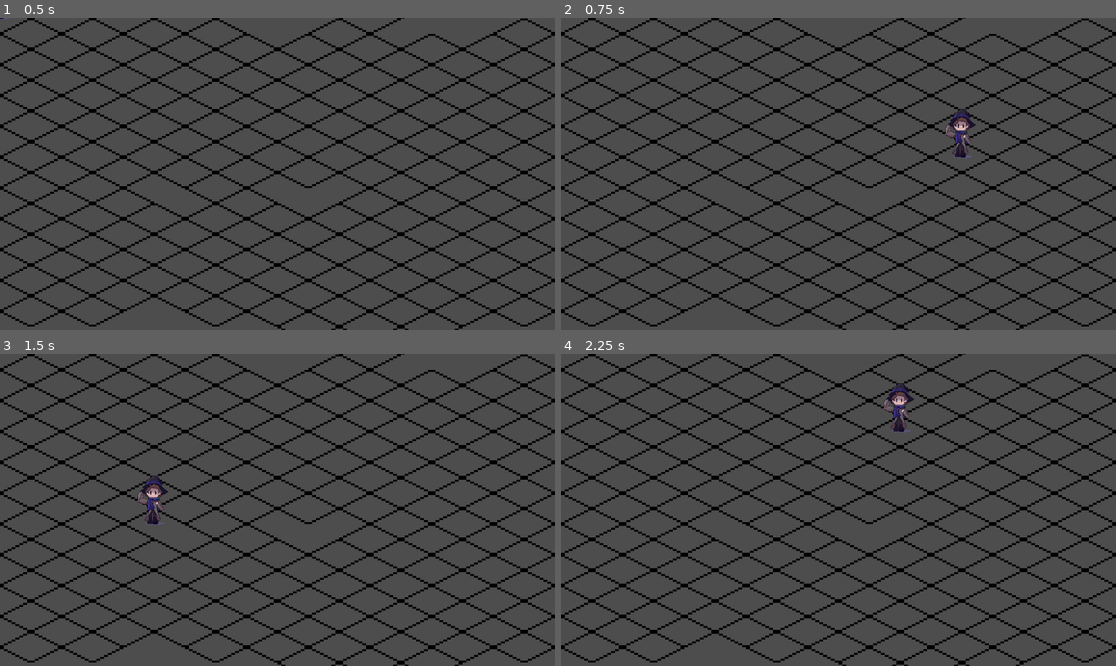
Above: before the commit, frames 1-4 (two rows, left to right).
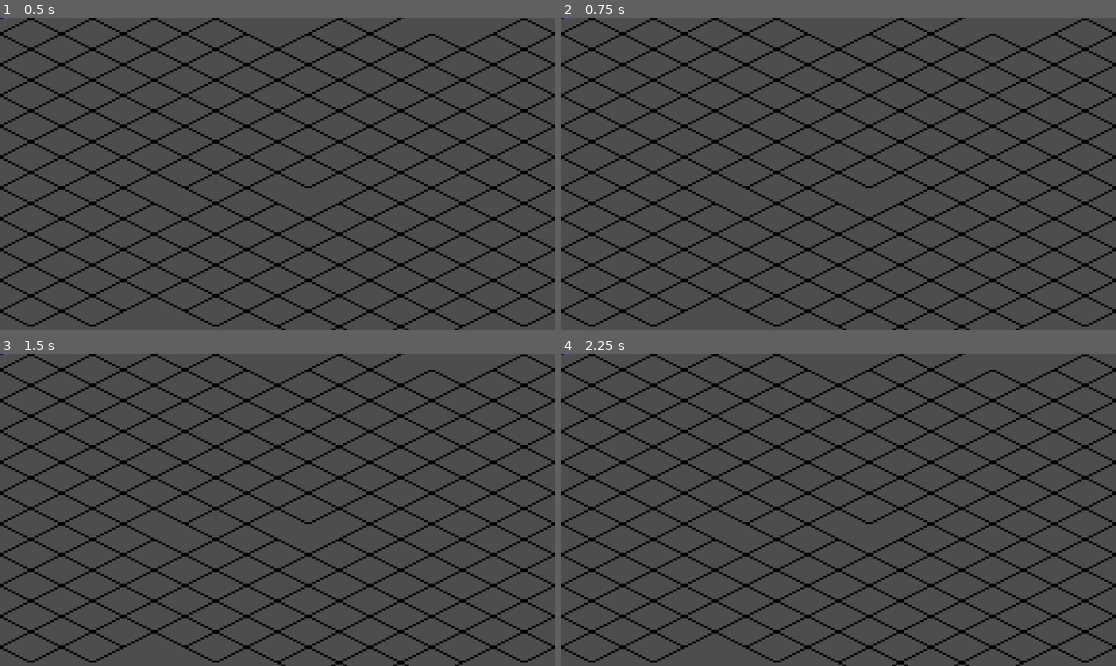
Above: after the commit, the same moments.

Repository: New-Leaf-Studios/Game-Practice
Game: Godot game, scene res://Scenes/battlefield.tscn
The game is run twice, just before and just after one commit, with the same random seed, the same clock (stepped at 60 frames per second) and the same inputs. This scene is started directly instead of the project's main scene.
Inputs (mouse positions are in pixels of both pictures, inside the frame that each line leads up to):
- Up to frame 1 (0.5 s): no input
- Up to frame 2 (0.75 s): tap Enter at 0.5 s; move the mouse to (960, 158) at 0.52 s; press the mouse at (960, 158) at 0.53 s; hold D (right) from 0.53 s (still down)
- Up to frame 3 (1.5 s): tap Space at 1.25 s; move the mouse to (166, 525) at 1.27 s; release D (right) at 1.28 s; release the mouse at (166, 525) at 1.28 s; hold S (down) from 1.28 s (still down); click (166, 525) at 1.35 s
- Up to frame 4 (2.25 s): tap Enter at 2 s; move the mouse to (894, 441) at 2.02 s; release S (down) at 2.03 s; press the mouse at (894, 441) at 2.03 s; hold D (right) from 2.03 s (still down)

Frame 1 is identical in both runs. In frame 2, 0.4% of the frame differs, in the area x 0-75%, y 0-45%; in frame 3, 0.4%, in the area x 0-31%, y 0-55%; in frame 4, 0.4%.

Commit message:
Limit movement
5 tile temporary testing limit using manhattan distance

Diff:
--- a/Scripts/battlefield.gd
+++ b/Scripts/battlefield.gd
@@ -3,6 +3,8 @@
 var player_scene: PackedScene = preload("res://Scenes/combat_player.tscn")
 
 var player = player_scene.instantiate() as Node2D
+var current_position: Vector2i
+
 
 func _ready() -> void:
 	$Fighters.add_child(player)
@@ -13,7 +15,8 @@
 		var mouse_position: Vector2 = get_local_mouse_position()
 		var grid_position: Vector2i = local_to_map(mouse_position)
 
-
-		player.position = map_to_local(grid_position)
-
-		print ("you clicked pixel: ", mouse_position, " which is tile: ", grid_position)
+		if abs(current_position.x - grid_position.x) + abs(current_position.y - grid_position.y) <= 5:
+			player.position = map_to_local(grid_position)
+			current_position = grid_position
+		else:
+			print("too far!")
